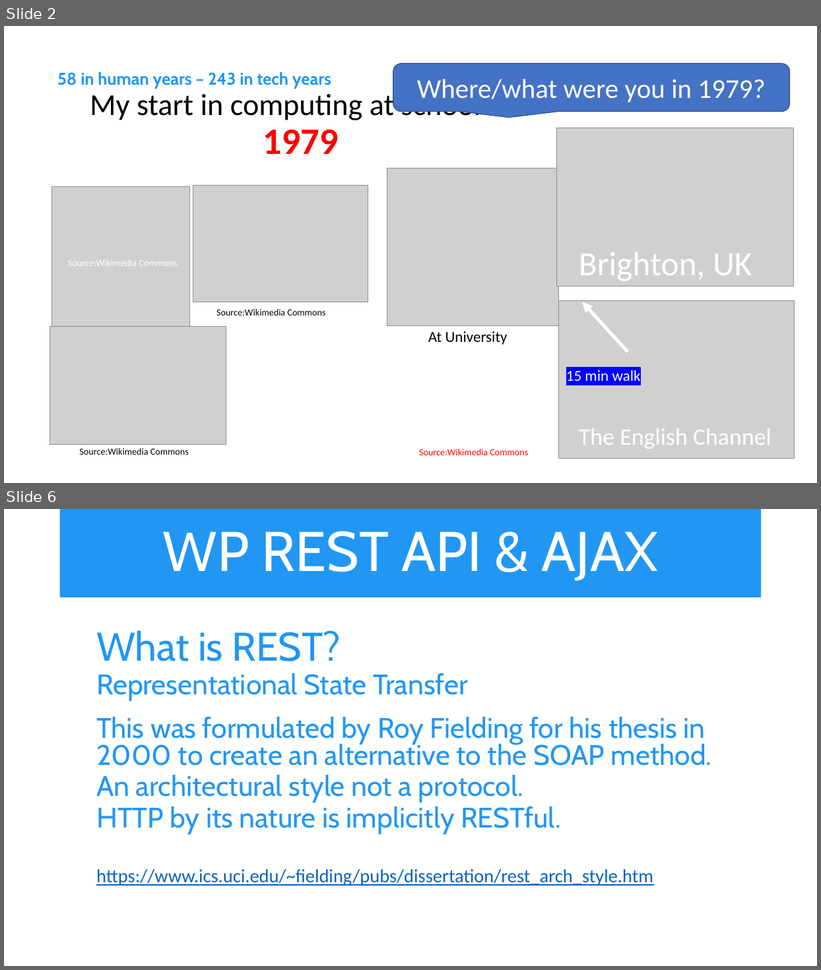
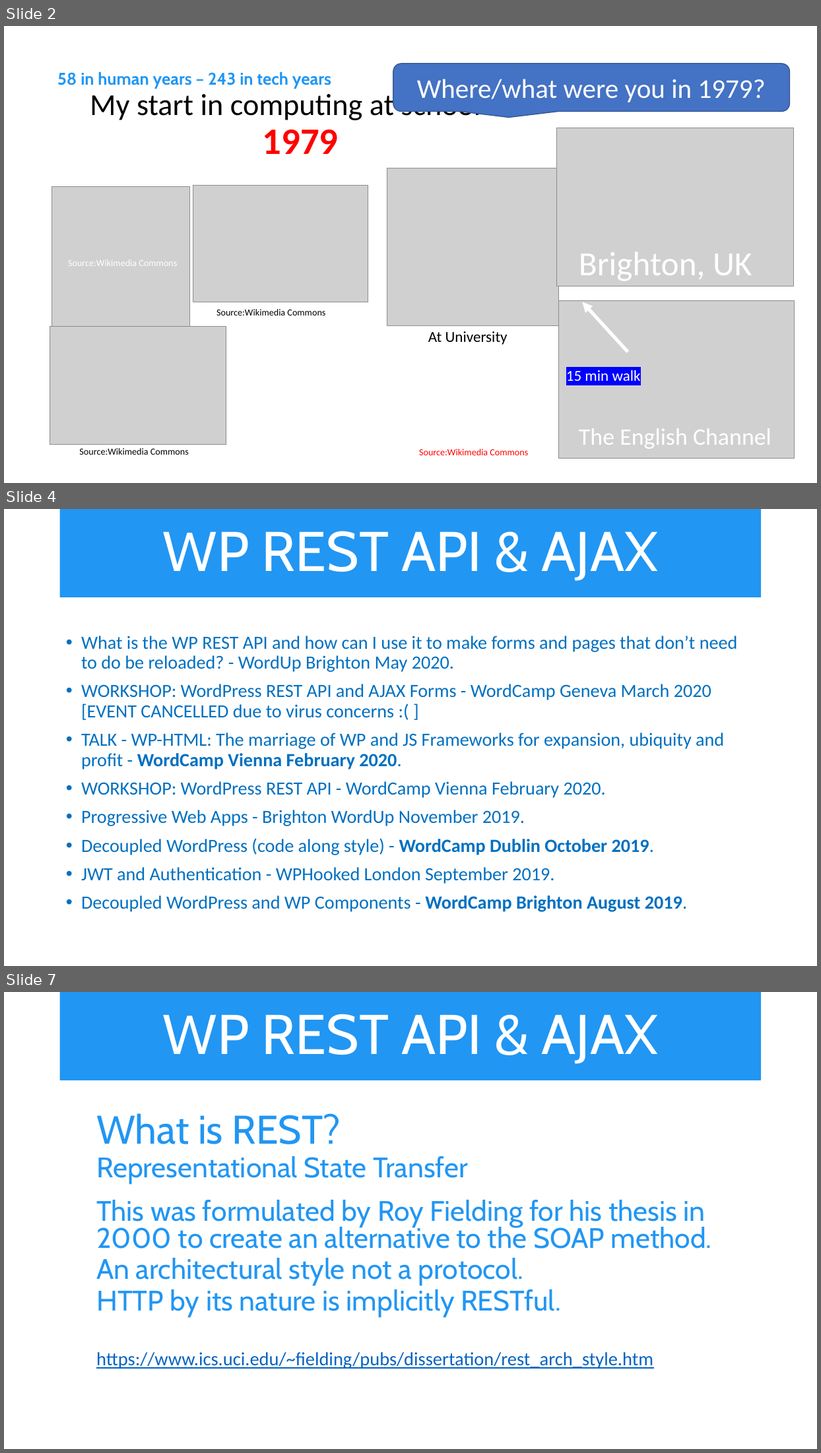
Before and after one commit to iwswordpress/rest, a slide deck: rest-api-workshop.pptx. Shown one above the other, each under a label of ours: slides 2 and 6 before the commit, slides 2, 4 and 7 after it; the slides between them are not shown. The pictures are 821x970 and 821x1453 pixels, drawn with LibreOffice and Linux fonts; fonts in the diff are those of the drawing; grey boxes stand for pictures. Boxes give left, top, right and bottom in pixels: in the first picture for what was removed or moved away, otherwise in the second. Text is boxed around its words. In the diff, an @@ line names an element or a change of style, - is before the commit and + after.

```diff
--- a/rest-api-workshop.pptx
+++ b/rest-api-workshop.pptx
@@ slide 4 added at [4,509,817,966], background #FFFFFF @@
@@ title added at [60,509,762,597], fill #2196F3, 66 pt, text #FFFFFF @@
+WP REST API & AJAX
@@ text added at [81,636,738,912], 22 pt, text #0070C0 @@
+• What is the WP REST API and how can I use it to make forms and pages that don’t need to do be reloaded? - WordUp Brighton May 2020.
+• WORKSHOP: WordPress REST API and AJAX Forms - WordCamp Geneva March 2020 [EVENT CANCELLED due to virus concerns :( ]
+• TALK - WP-HTML: The marriage of WP and JS Frameworks for expansion, ubiquity and profit - WordCamp Vienna February 2020.
+• WORKSHOP: WordPress REST API - WordCamp Vienna February 2020.
+• Progressive Web Apps - Brighton WordUp November 2019.
+• Decoupled WordPress (code along style) - WordCamp Dublin October 2019.
+• JWT and Authentication - WPHooked London September 2019.
+• Decoupled WordPress and WP Components - WordCamp Brighton August 2019.
@@ what was slide 6 is now slide 7 @@
```
Also in this commit, not shown: 10 slides changed, 5 other files.
